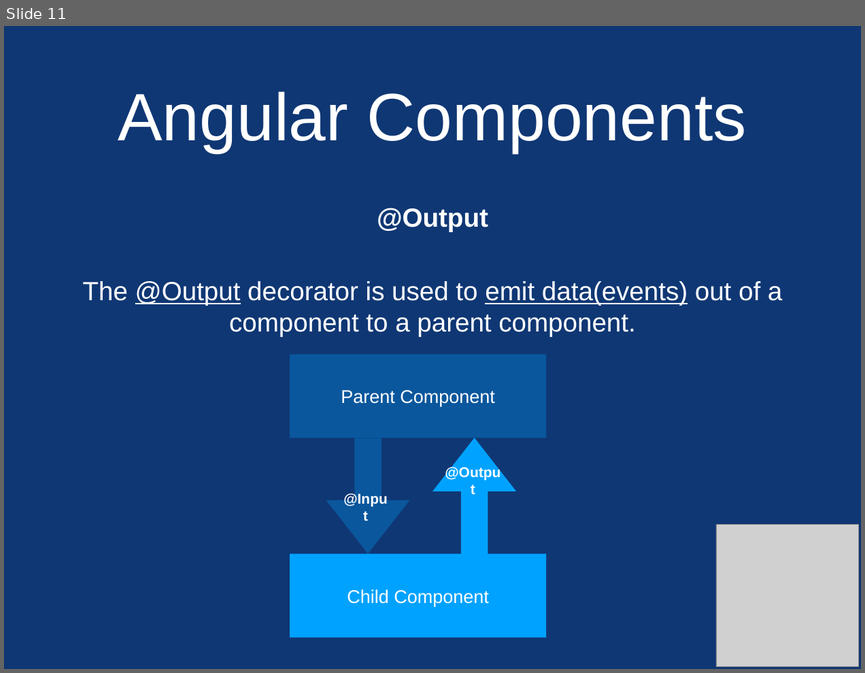
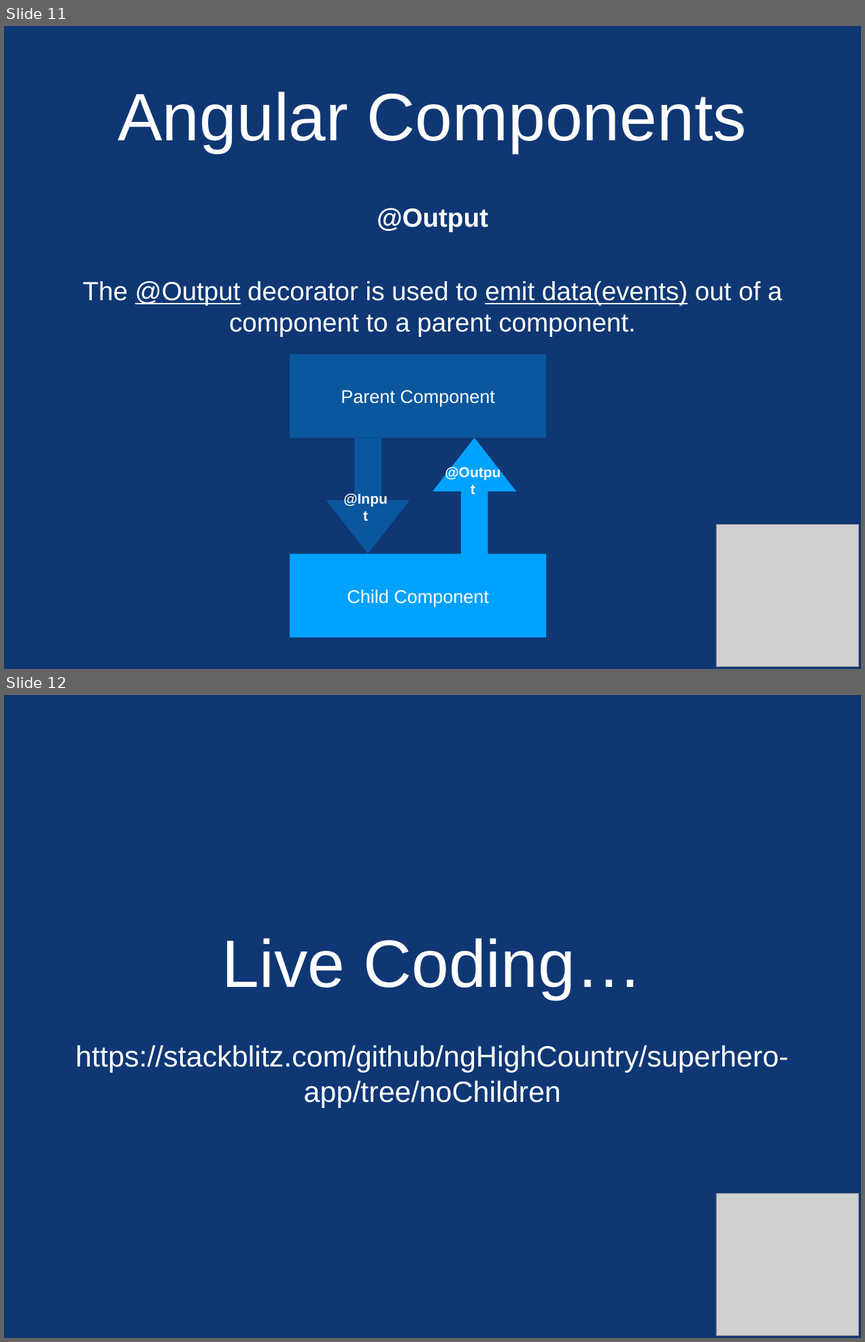
Before and after one commit to ngHighCountry/meetup, a slide deck: presentations/aug-2018/aug-2018.pptx. Shown one above the other, each under a label of ours: slide 11 before the commit, slides 11 and 12 after it. The pictures are 865x673 and 865x1342 pixels, drawn with LibreOffice and Linux fonts; fonts in the diff are those of the drawing; grey boxes stand for pictures. Boxes give left, top, right and bottom in pixels: in the first picture for what was removed or moved away, otherwise in the second. Text is boxed around its words. In the diff, an @@ line names an element or a change of style, - is before the commit and + after.

```diff
--- a/presentations/aug-2018/aug-2018.pptx
+++ b/presentations/aug-2018/aug-2018.pptx
@@ slide 12 added at [4, 695, 861, 1338], background #0F3774 @@
@@ title added at [222, 938, 642, 999], 80 pt, text #FFFFFF @@
+Live Coding…
@@ text added at [75, 1045, 788, 1107], 35 pt, text #FFFFFF @@
+https://stackblitz.com/github/ngHighCountry/superhero-app/tree/noChildren
@@ picture added at [716, 1193, 858, 1336] @@
```
Also in this commit, not shown: 1 slide removed, 2 other files.
